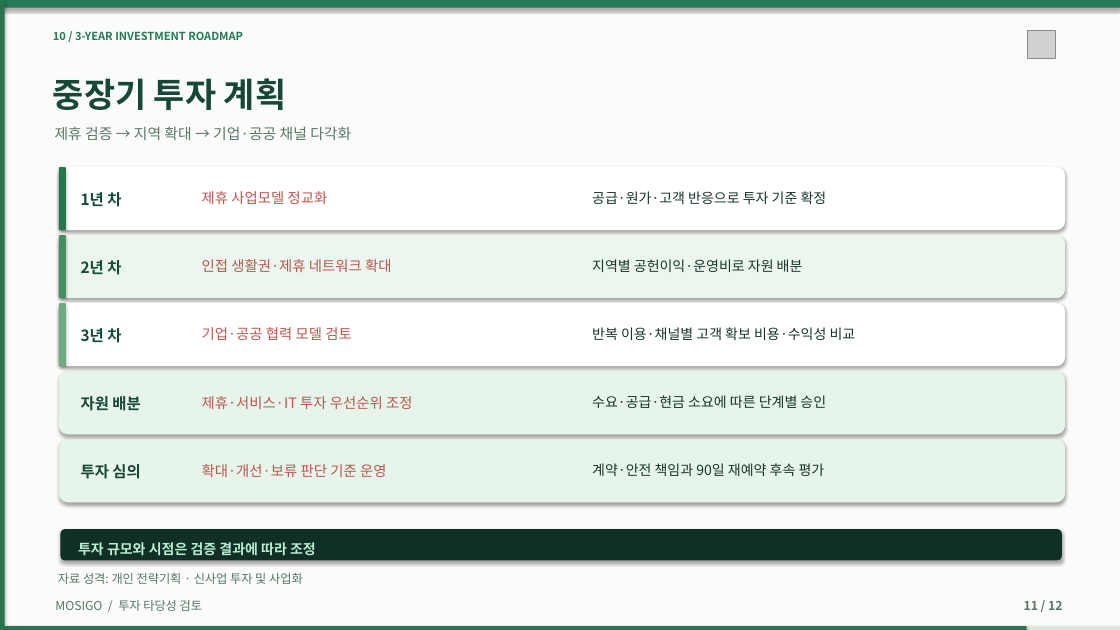
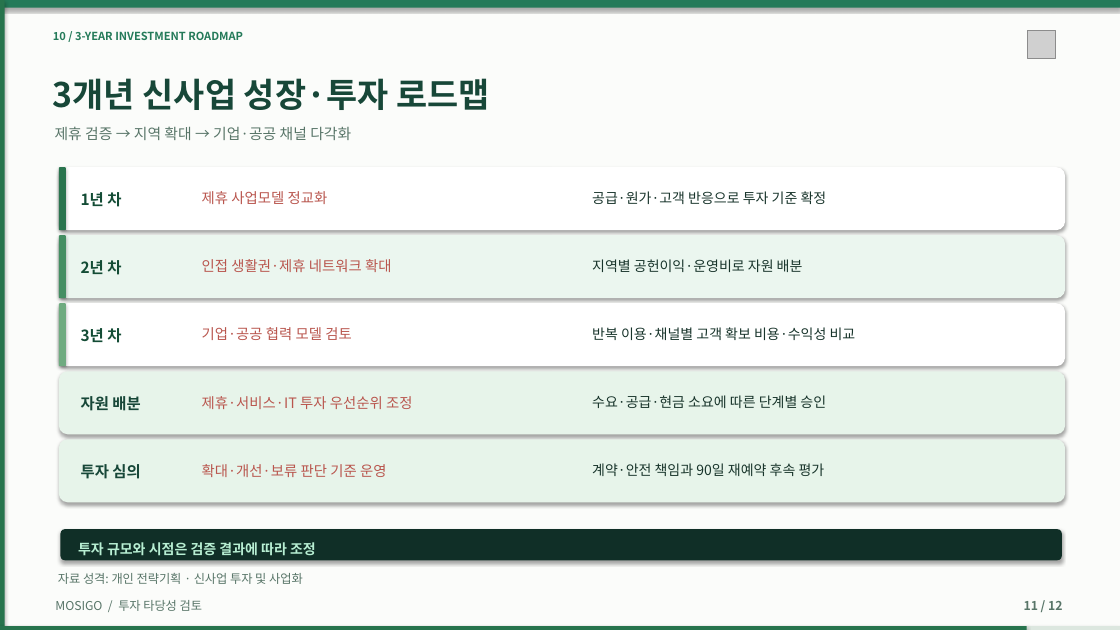
Before and after one commit to dohyunkimmm/mosigo-case-study, a slide deck: slide 11 of downloads/MOSIGO_IR_Investment_Review_12slides.pptx. Drawn at 1120x630 pixels with LibreOffice and Linux fonts; fonts in the diff are those of the drawing; grey boxes stand for pictures. Boxes give left, top, right and bottom in pixels: in the first picture for what was removed or moved away, otherwise in the second. Text is boxed around its words. In the diff, an @@ line names an element or a change of style, - is before the commit and + after.

```diff
--- a/downloads/MOSIGO_IR_Investment_Review_12slides.pptx
+++ b/downloads/MOSIGO_IR_Investment_Review_12slides.pptx
@@ text at [53, 78, 489, 110]: text changed @@
-중장기 투자 계획
+3개년 신사업 성장·투자 로드맵
```
Also in this commit, not shown: 1 other slide changed, 11 other files.
